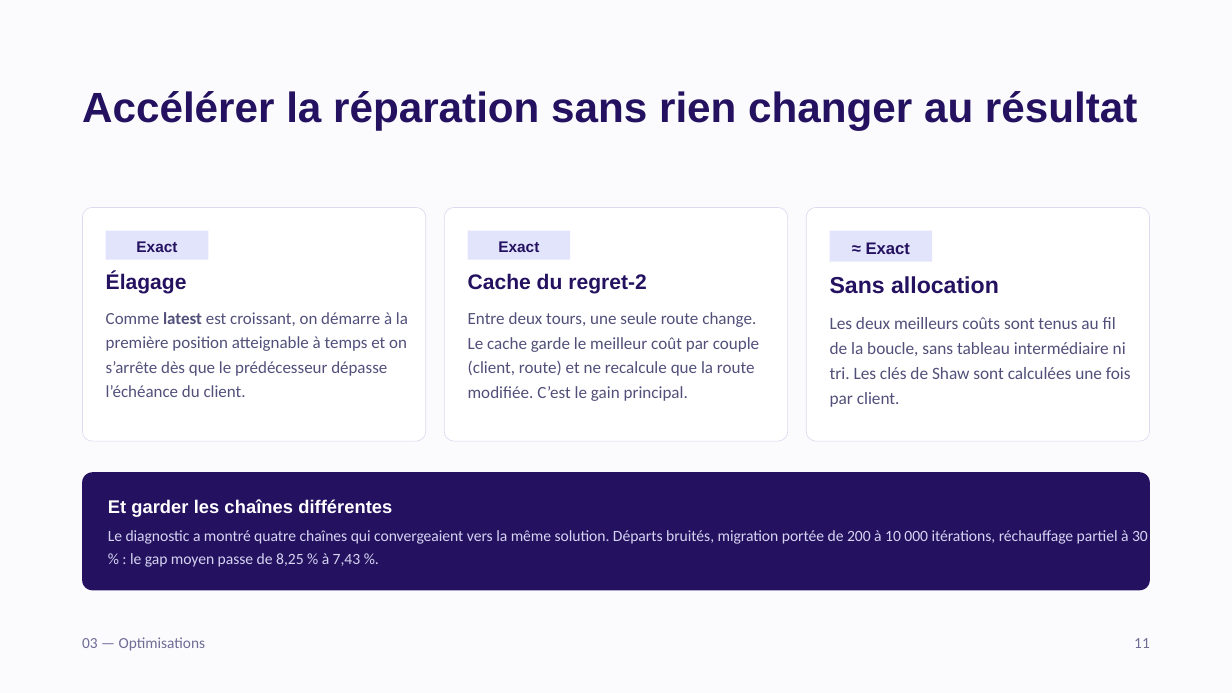
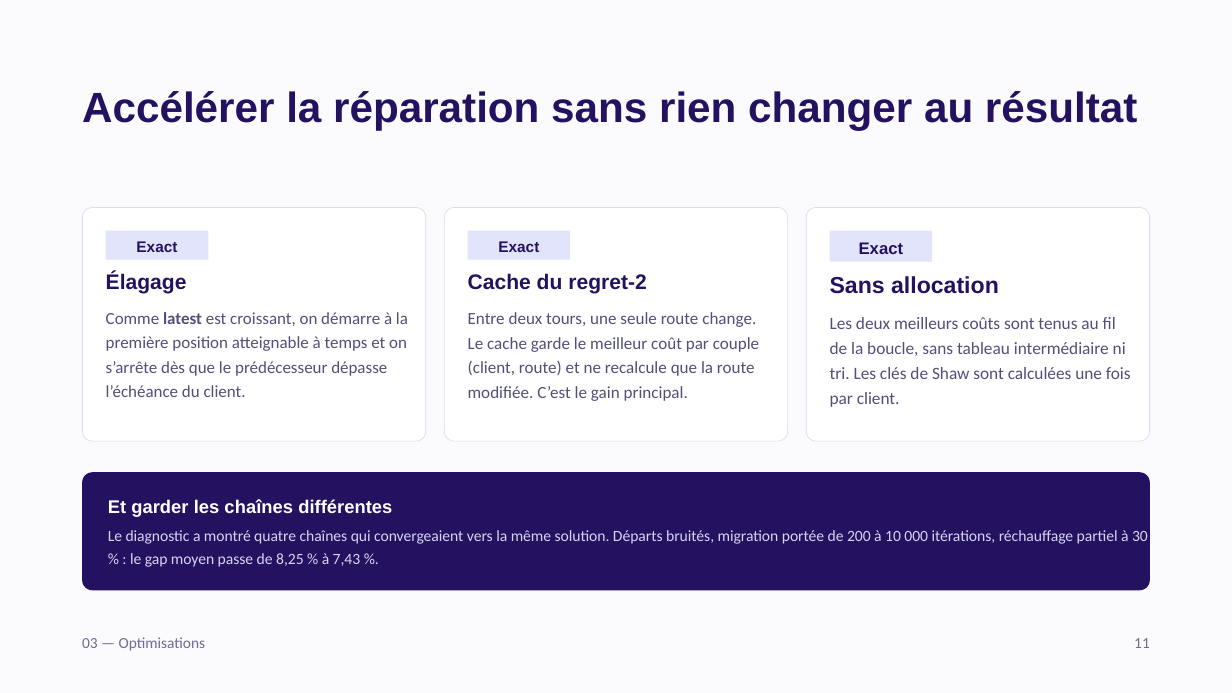
Before and after one commit to PerfectKars/tournees-livraison-cvrptw, a slide deck: slide 14 of livrables/Presentation_CVRPTW.pptx. Drawn at 1232x693 pixels with LibreOffice and Linux fonts; fonts in the diff are those of the drawing. Boxes give left, top, right and bottom in pixels: in the first picture for what was removed or moved away, otherwise in the second. Text is boxed around its words. In the diff, an @@ line names an element or a change of style, - is before the commit and + after.

```diff
--- a/livrables/Presentation_CVRPTW.pptx
+++ b/livrables/Presentation_CVRPTW.pptx
@@ text in rectangle at bbox=[859, 242, 903, 254]: text changed @@
-≈ Exact
+Exact
```
Also in this commit, not shown: 3 other slides changed, 1 other file.
